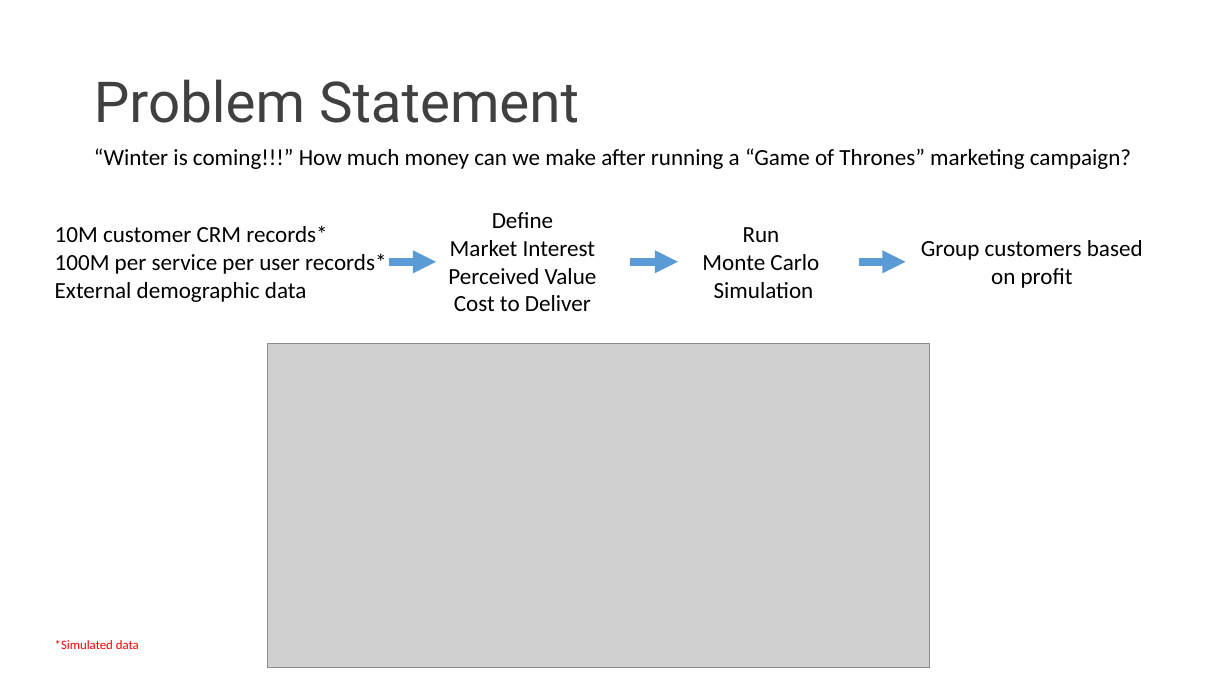
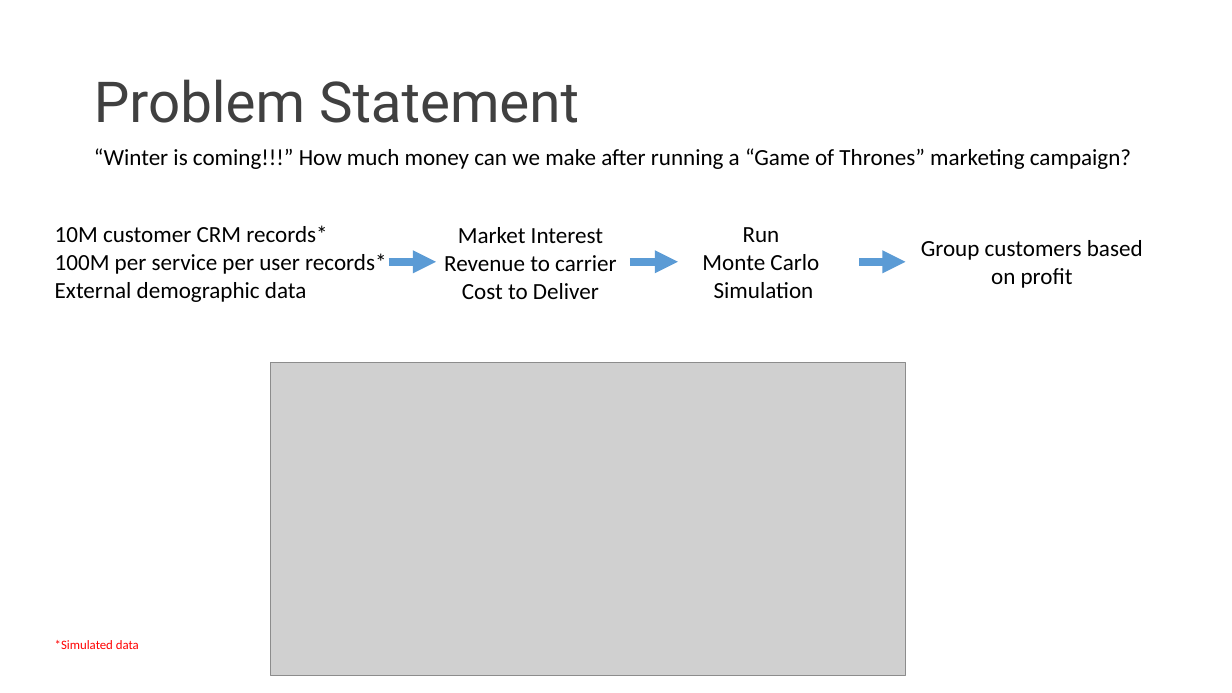
Before and after one commit to cdemircioglu/ORTest, a slide deck: slide 2 of OPRC London UCV Demo.pptx. Drawn at 1232x693 pixels with LibreOffice and Linux fonts; fonts in the diff are those of the drawing; grey boxes stand for pictures; background and template pictures are left out. Boxes give left, top, right and bottom in pixels: in the first picture for what was removed or moved away, otherwise in the second. Text is boxed around its words. In the diff, an @@ line names an element or a change of style, - is before the commit and + after.

```diff
--- a/OPRC London UCV Demo.pptx
+++ b/OPRC London UCV Demo.pptx
@@ text "Market Interest": place and size @@
-text "Market Interest" at (448, 212, 597, 311)
+text "Market Interest" at (444, 227, 617, 299)
@@ text at (492, 212, 553, 228): paragraph removed @@
-Define
@@ text at (444, 255, 617, 271): text changed @@
-Perceived Value
+Revenue to carrier
@@ picture: place and size @@
-picture at (268, 344, 930, 667)
+picture at (271, 362, 906, 676)
```
Also in this commit, not shown: 3 other files.
